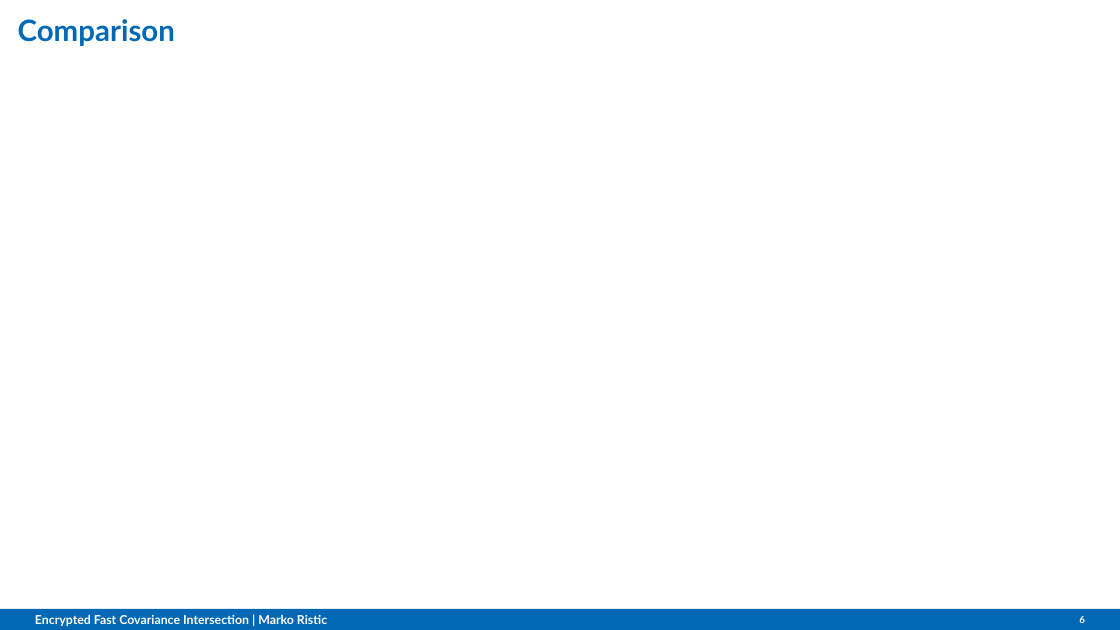
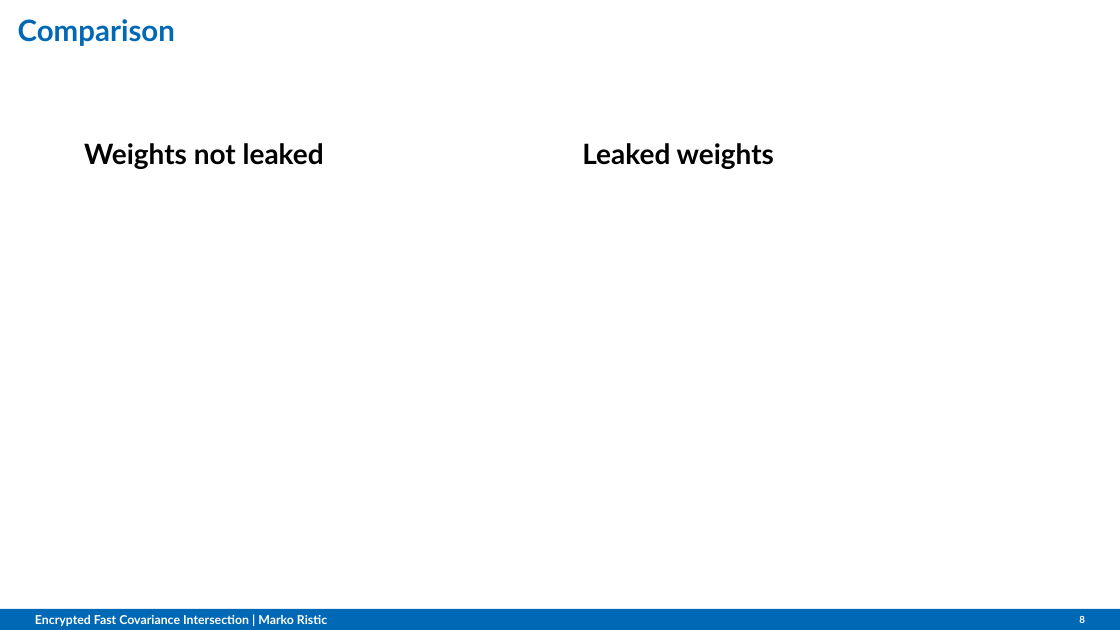
Before and after one commit to omubtcezq/PaillierFCI, a slide deck: slide 8 of presentation/MFI2022_marko_ristic.pptx (slide 6 before the commit). Drawn at 1120x630 pixels with LibreOffice and Linux fonts; fonts in the diff are those of the drawing; background and template pictures are left out. Boxes give left, top, right and bottom in pixels: in the first picture for what was removed or moved away, otherwise in the second. Text is boxed around its words. In the diff, an @@ line names an element or a change of style, - is before the commit and + after.

```diff
--- a/presentation/MFI2022_marko_ristic.pptx
+++ b/presentation/MFI2022_marko_ristic.pptx
@@ text added at [84, 143, 324, 169], 18 pt, text #000000, bold @@
+Weights not leaked
@@ text added at [582, 143, 774, 169], 18 pt, text #000000, bold @@
+Leaked weights
```
Also in this commit, not shown: 7 other slides changed, 2 slides added.
